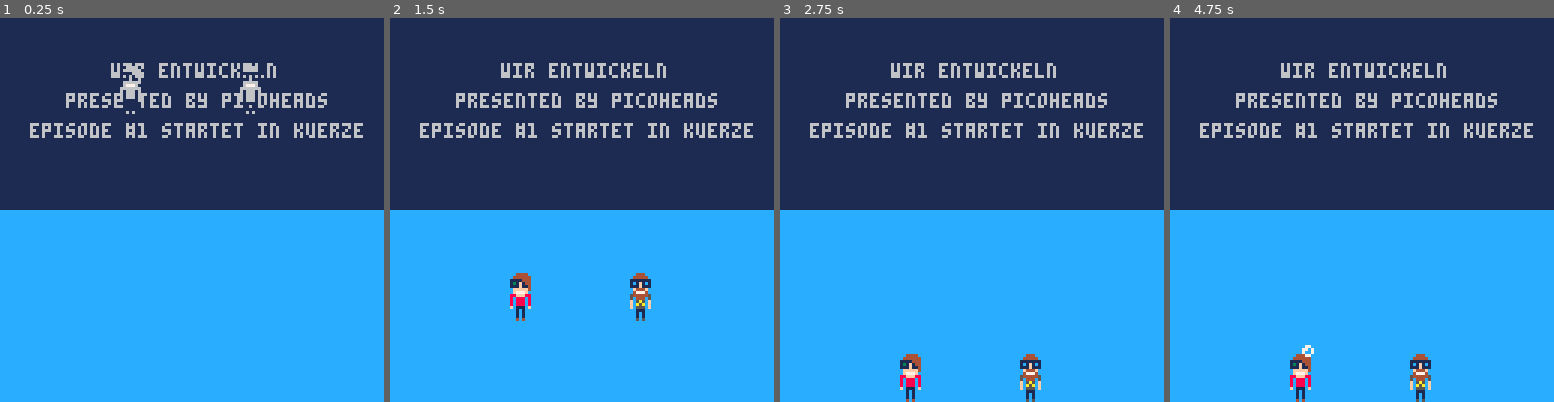
Above: before the commit, frames 1-4 (left to right).
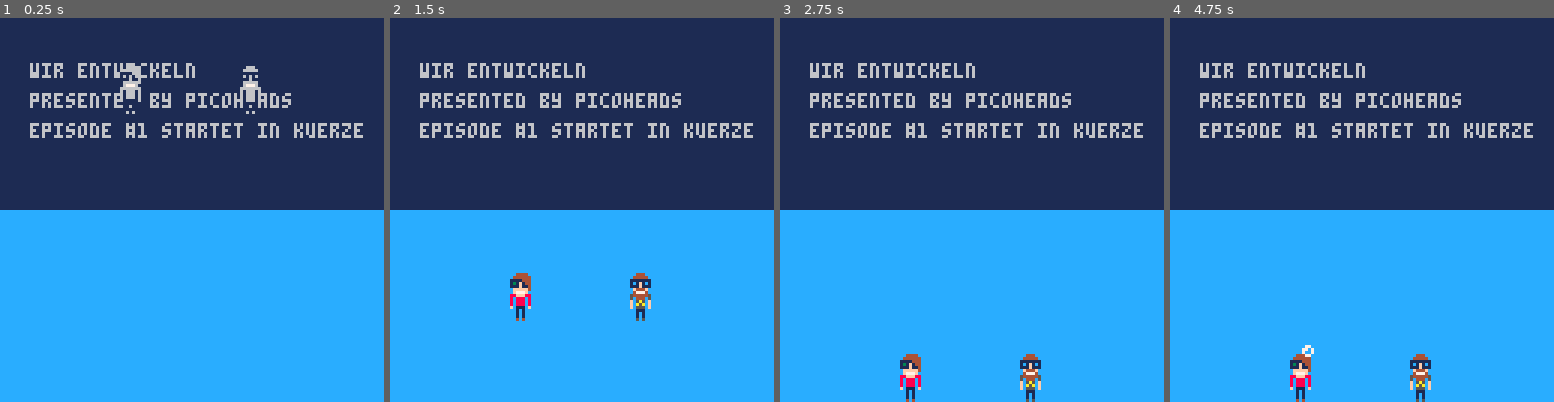
Above: after the commit, the same moments.

Repository: zothynine/picoheads
Game: PICO-8 cartridge starting-soon.p8
Same seed, same stepped clock (60 frames per second), same inputs: the game is played once before the commit and once after it.
Inputs:
- Up to frame 1 (0.25 s): no input
- Up to frame 2 (1.5 s): tap X (X key) at 0.33, 1.07 s; tap O (Z key) at 0.7 s
- Up to frame 3 (2.75 s): hold Right 1.6-2.1 s; tap O (Z key) at 1.7, 2.1, 2.5 s; tap X (X key) at 1.85 s; hold Up 2.15-2.42 s; hold Right from 2.47 s (still down)
- Up to frame 4 (4.75 s): tap O (Z key) every 0.4 s from 2.9 to 4.5 s; tap X (X key) at 2.97, 4.08 s; release Right at 3.03 s; hold Left 3.08-3.58 s; hold Down 3.63-3.97 s; hold Right 4.02-4.68 s; hold Up from 4.73 s (still down)

The runs differ from the first frame. In frame 1, 1.9% of the frame differs, in the area x 7-86%, y 11-24%; in frame 2, 2.1%; in frame 3, 2.1%; in frame 4, 2.1%.

Commit message:
Do not center text on starting soon

Diff:
--- a/starting-soon.p8
+++ b/starting-soon.p8
@@ -87,8 +87,8 @@
 function _draw()
 	cls()
 	map(0,0,0,0,16,16)
-	print("wir entwickeln",37,15,6)
-	print("presented by picoheads",22,25,6)
+	print("wir entwickeln",10,15,6)
+	print("presented by picoheads",10,25,6)
 	print("episode #1 startet in kuerze",10,35,6)
 	spr(0,mx,y,1,2)
 	spr(32,kx,y,1,2)
